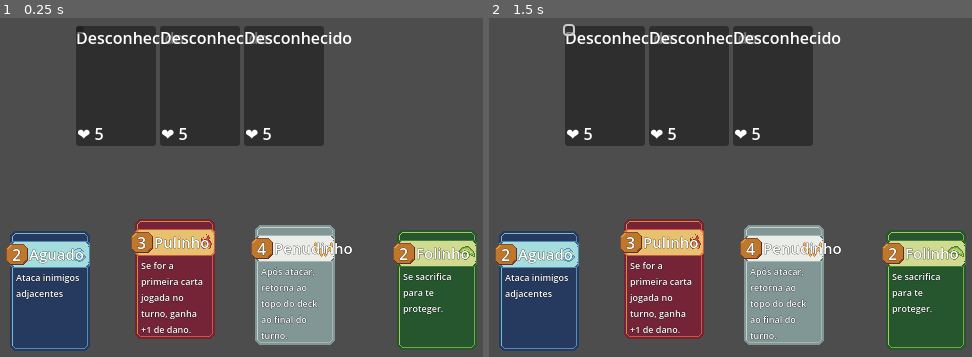
Above: before the commit, frames 1-2 (left to right).
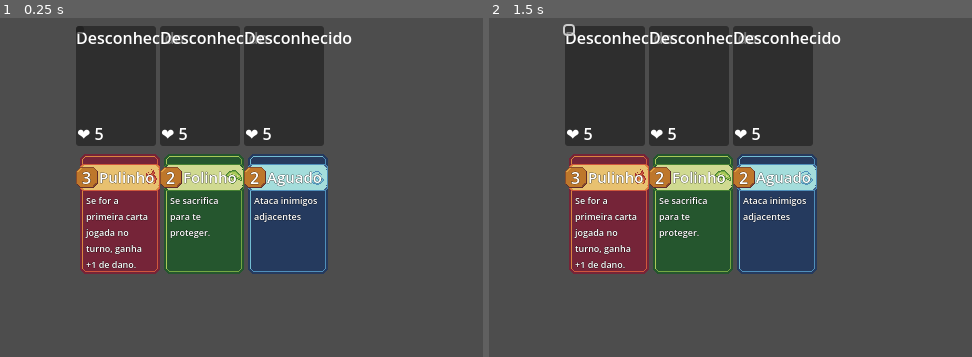
Above: after the commit, the same moments.

Repository: JonathanGoveira/CardGameTemplateGodot
Game: Godot game, scene res://scenes/battle_scene.tscn
Same seed, same stepped clock (60 frames per second), same inputs: the game is played once before the commit and once after it.
Inputs (mouse positions are in pixels of both pictures, inside the frame that each line leads up to):
- Up to frame 1 (0.25 s): no input
- Up to frame 2 (1.5 s): click (571, 31) at 0.5 s; click (571, 31) at 1.25 s

The runs differ from the first frame. In frame 1, 36% of the frame differs, in the area x 1-99%, y 40-99%; in frame 2, 36%.

Commit message:
created deck_manager.gd

Diff:
--- a/cardgametemplate/scenes/battle/board.tscn
+++ b/cardgametemplate/scenes/battle/board.tscn
@@ -1,7 +1,12 @@
-[gd_scene load_steps=3 format=3 uid="uid://dkuk5uaw56b8f"]
+[gd_scene load_steps=8 format=3 uid="uid://dkuk5uaw56b8f"]
 
 [ext_resource type="Script" uid="uid://c0giw7bs8lw4i" path="res://scripts/batlle/board.gd" id="1_qmi5o"]
 [ext_resource type="PackedScene" uid="uid://coxglu8wkptdt" path="res://scenes/battle/enemy_board.tscn" id="2_qmi5o"]
+[ext_resource type="Script" uid="uid://bgiwrxu11p2yt" path="res://scripts/batlle/deck_manager.gd" id="3_aesho"]
+[ext_resource type="PackedScene" uid="uid://b2f0gstxcgifp" path="res://scenes/cards/card_base.tscn" id="4_x7pv8"]
+[ext_resource type="Resource" uid="uid://bkajiysgoiwdc" path="res://scripts/cards/data/firi/pulinho_card_data.tres" id="5_0ecky"]
+[ext_resource type="Resource" uid="uid://d21nvole0t8r5" path="res://scripts/cards/data/trufi/folinho_card_data.tres" id="6_0yp24"]
+[ext_resource type="Resource" uid="uid://cnjqx25hjbo5x" path="res://scripts/cards/data/gluba/aguado_card_data.tres" id="7_t8a5d"]
 
 [node name="Board" type="Control"]
 layout_mode = 3
@@ -23,6 +28,10 @@
 layout_mode = 2
 
 [node name="DeckManager" type="Node" parent="."]
+script = ExtResource("3_aesho")
+carta_base_scene = ExtResource("4_x7pv8")
+mao_container = NodePath("../HandPlayer")
+cartas_iniciais = Array[Resource]([ExtResource("5_0ecky"), ExtResource("6_0yp24"), ExtResource("7_t8a5d")])
 
 [node name="HandPlayer" type="HBoxContainer" parent="."]
 layout_mode = 2
--- a/cardgametemplate/scenes/battle_scene.tscn
+++ b/cardgametemplate/scenes/battle_scene.tscn
@@ -1,11 +1,6 @@
-[gd_scene load_steps=7 format=3 uid="uid://yuveqbc7xvx4"]
+[gd_scene load_steps=2 format=3 uid="uid://yuveqbc7xvx4"]
 
 [ext_resource type="PackedScene" uid="uid://dkuk5uaw56b8f" path="res://scenes/battle/board.tscn" id="1_kinr6"]
-[ext_resource type="PackedScene" uid="uid://b2f0gstxcgifp" path="res://scenes/cards/card_base.tscn" id="2_rca61"]
-[ext_resource type="Resource" uid="uid://cnjqx25hjbo5x" path="res://scripts/cards/data/gluba/aguado_card_data.tres" id="3_8qdv8"]
-[ext_resource type="Resource" uid="uid://bkajiysgoiwdc" path="res://scripts/cards/data/firi/pulinho_card_data.tres" id="4_8qdv8"]
-[ext_resource type="Resource" uid="uid://dfh03sg6oh3qk" path="res://scripts/cards/data/penuva/penudinho_card_data.tres" id="5_1i8jf"]
-[ext_resource type="Resource" uid="uid://d21nvole0t8r5" path="res://scripts/cards/data/trufi/folinho_card_data.tres" id="6_svpld"]
 
 [node name="GameManager" type="Node"]
 
@@ -18,31 +13,3 @@
 offset_top = 25.0
 offset_right = 171.0
 offset_bottom = 25.0
-
-[node name="Krav" parent="." instance=ExtResource("2_rca61")]
-offset_left = 226.0
-offset_top = 218.0
-offset_right = 266.0
-offset_bottom = 258.0
-dados = ExtResource("4_8qdv8")
-
-[node name="Gluba" parent="." instance=ExtResource("2_rca61")]
-offset_left = 101.0
-offset_top = 230.0
-offset_right = 141.0
-offset_bottom = 270.0
-dados = ExtResource("3_8qdv8")
-
-[node name="Aeli" parent="." instance=ExtResource("2_rca61")]
-offset_left = 346.0
-offset_top = 224.0
-offset_right = 386.0
-offset_bottom = 264.0
-dados = ExtResource("5_1i8jf")
-
-[node name="Muvu" parent="." instance=ExtResource("2_rca61")]
-offset_left = 488.0
-offset_top = 229.0
-offset_right = 528.0
-offset_bottom = 269.0
-dados = ExtResource("6_svpld")
--- /dev/null
+++ b/cardgametemplate/scripts/batlle/deck_manager.gd
@@ -0,0 +1,40 @@
+# scripts/batlle/deck_manager.gd
+extends Node
+
+@export var carta_base_scene: PackedScene
+@export var mao_container: NodePath
+@export var max_cartas_mao: int = 3
+
+# Cartas iniciais reais do deck
+@export var cartas_iniciais: Array[Resource]  # Esperado: CardData
+
+var deck: Array[CardData] = []
+var cartas_na_mao: Array = []
+
+func _ready():
+	# Clona as cartas para o deck (evita sobrescrever o resource original)
+	for carta_resource in cartas_iniciais:
+		var copia = carta_resource.duplicate()
+		deck.append(copia)
+
+	comprar_cartas(max_cartas_mao)
+
+func comprar_cartas(qtd: int):
+	var mao_node = get_node(mao_container)
+
+	for i in range(qtd):
+		if deck.is_empty():
+			print("Deck vazio!")
+			return
+
+		var dados = deck.pop_front()
+		var carta = carta_base_scene.instantiate()
+		carta.dados = dados  # CardBase.gd deve ter um @export var dados: CardData
+		cartas_na_mao.append(carta)
+		mao_node.add_child(carta)
+
+func ofertar_carta(carta: CardBase):
+	cartas_na_mao.erase(carta)
+	get_node(mao_container).remove_child(carta)
+	deck.append(carta.dados)
+	carta.queue_free()
Not shown, added: cardgametemplate/scripts/batlle/deck_manager.gd.uid
